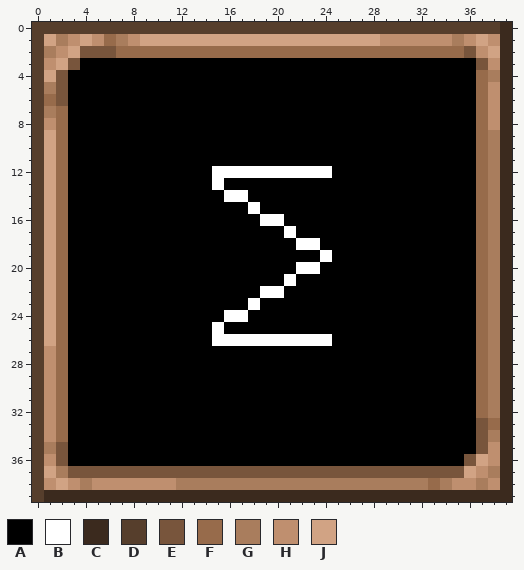
Pixel-art sprite: icon.png. Above: the version before the commit.
The file is 80x80 pixels, drawn in blocks of 2x2; one block is one cell here.
Palette (. is transparent): A #000000  B #ffffff  C #3b2a1e  D #563e2c  E #78553c  F #976b4b  G #a97d5d  H #bf8f6f  J #d1a384
And afterwards:
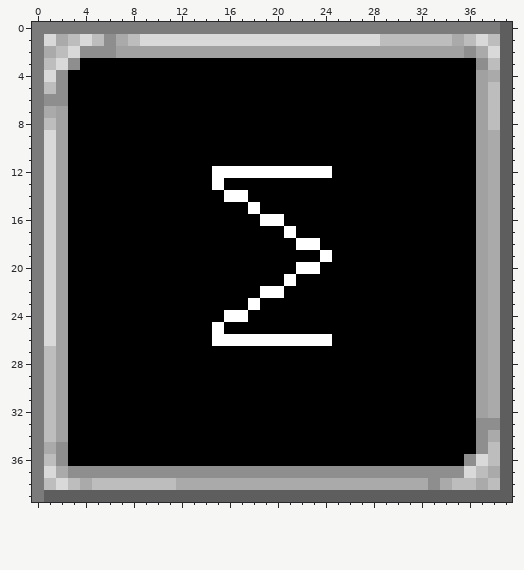
Difference:
colour C: #3b2a1e -> #5e5e5e
colour D: #563e2c -> #7b7b7b
colour E: #78553c -> #8e8e8e
colour F: #976b4b -> #a1a1a1
colour G: #a97d5d -> #aaaaaa
colour H: #bf8f6f -> #bdbdbd
colour J: #d1a384 -> #d9d9d9
y 1: x 6 F -> E
y 2: x 37 H -> G
y 5: x 1 G -> H
y 6: x 1 F -> E
y 33: x 38 F -> E
y 38: x 33 F -> E
Boxes around the changes in both pictures, in picture pixels (x1, y1, x2, y2):
changed: (32, 22, 512, 502)
